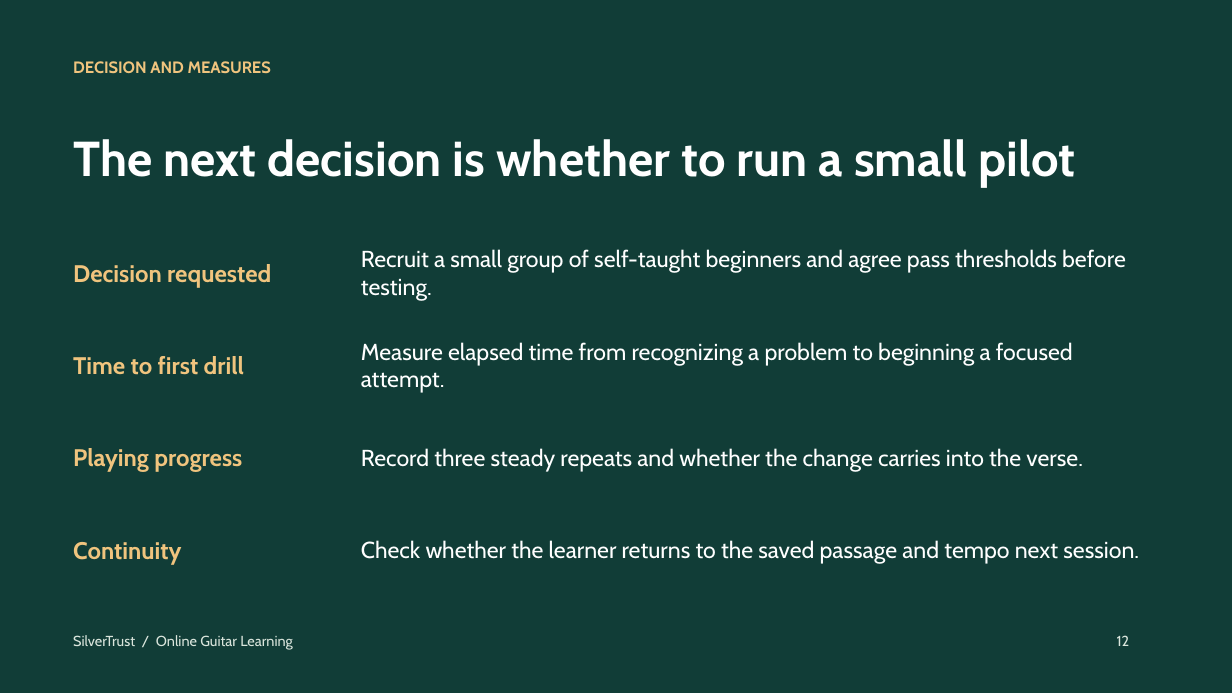
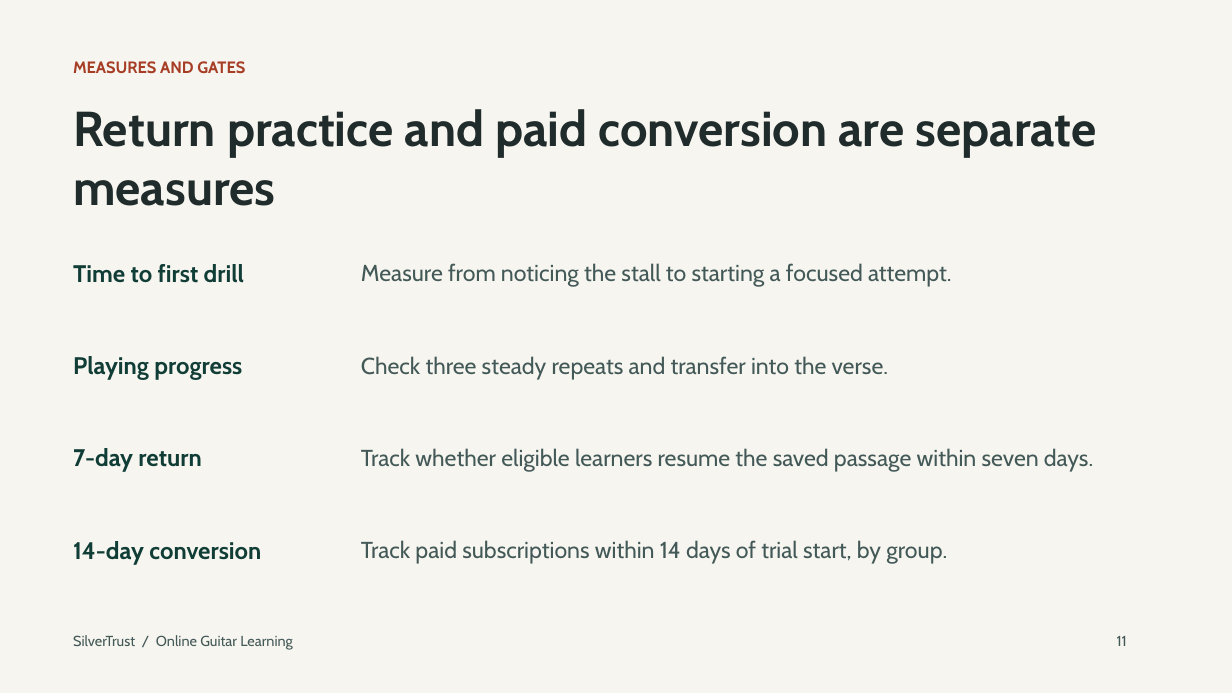
Before and after one commit to s-rostovskyi/silvertrust-ai-consulting, a slide deck: slide 11 of rostovskyi_consultant_online_guitar_solutions.pptx (slide 12 before the commit). Drawn at 1232x693 pixels with LibreOffice and Linux fonts; fonts in the diff are those of the drawing. Boxes give left, top, right and bottom in pixels: in the first picture for what was removed or moved away, otherwise in the second. Text is boxed around its words. In the diff, an @@ line names an element or a change of style, - is before the commit and + after.

Commit message:
Revise SilverTrust deliverables after instructor feedback

```diff
--- a/rostovskyi_consultant_online_guitar_solutions.pptx
+++ b/rostovskyi_consultant_online_guitar_solutions.pptx
@@ background #113D37 to #F7F5EF @@
@@ text at [73, 61, 245, 74]: text changed; text colour #F0C47E to #A63E26 @@
-DECISION AND MEASURES
+MEASURES AND GATES
@@ text at [73, 109, 1097, 206]: text changed; text colour #FFFFFF to #202B2C @@
-The next decision is whether to run a small pilot
+Return practice and paid conversion are separate measures
@@ text "Time to first drill": place and size @@
-text "Time to first drill" at [73, 356, 244, 375]
+text "Time to first drill" at [73, 264, 244, 283]
@@ text "Time to first drill" at [73, 264, 244, 283]: text colour #F0C47E to #113D37 @@
@@ text removed at [73, 264, 271, 288] @@
-Decision requested
@@ text at [361, 263, 952, 287]: text changed; text colour #FFFFFF to #435958 @@
-Measure elapsed time from recognizing a problem to beginning a focused attempt.
+Measure from noticing the stall to starting a focused attempt.
@@ text removed at [361, 249, 1126, 301] @@
-Recruit a small group of self-taught beginners and agree pass thresholds before testing.
@@ text "Playing progress": place and size @@
-text "Playing progress" at [73, 448, 242, 472]
+text "Playing progress" at [73, 356, 242, 380]
@@ text "Playing progress" at [73, 356, 242, 380]: text colour #F0C47E to #113D37 @@
@@ text at [361, 356, 889, 380]: text changed; text colour #FFFFFF to #435958 @@
-Record three steady repeats and whether the change carries into the verse.
+Check three steady repeats and transfer into the verse.
@@ text added at [73, 448, 201, 472], 18.8 pt, text #113D37, bold @@
+7-day return
@@ text added at [361, 448, 1093, 472], 18 pt, text #435958 @@
+Track whether eligible learners resume the saved passage within seven days.
@@ text at [73, 541, 261, 565]: text changed; text colour #F0C47E to #113D37 @@
-Continuity
+14-day conversion
@@ text at [361, 540, 947, 564]: text changed; text colour #FFFFFF to #435958 @@
-Check whether the learner returns to the saved passage and tempo next session.
+Track paid subscriptions within 14 days of trial start, by group.
@@ text "SilverTrust / Online Guitar Learning" at [73, 635, 293, 650]: text colour #DAE5DC to #435958 @@
@@ text at [1117, 636, 1127, 646]: text changed; text colour #DAE5DC to #435958 @@
-12
+11
```
Also in this commit, not shown: 5 other slides changed, 6 slides added, 6 slides removed, 3 other files.
